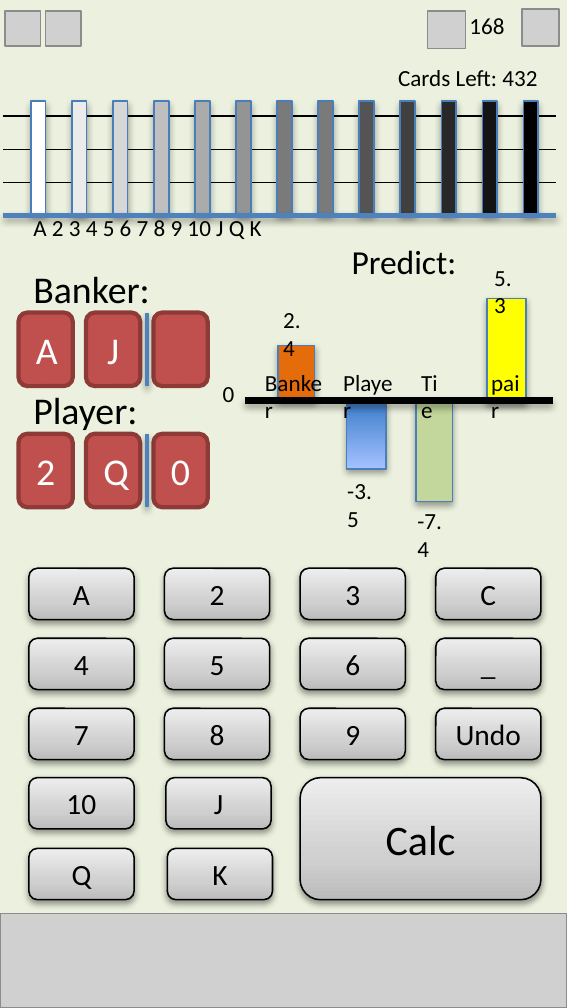
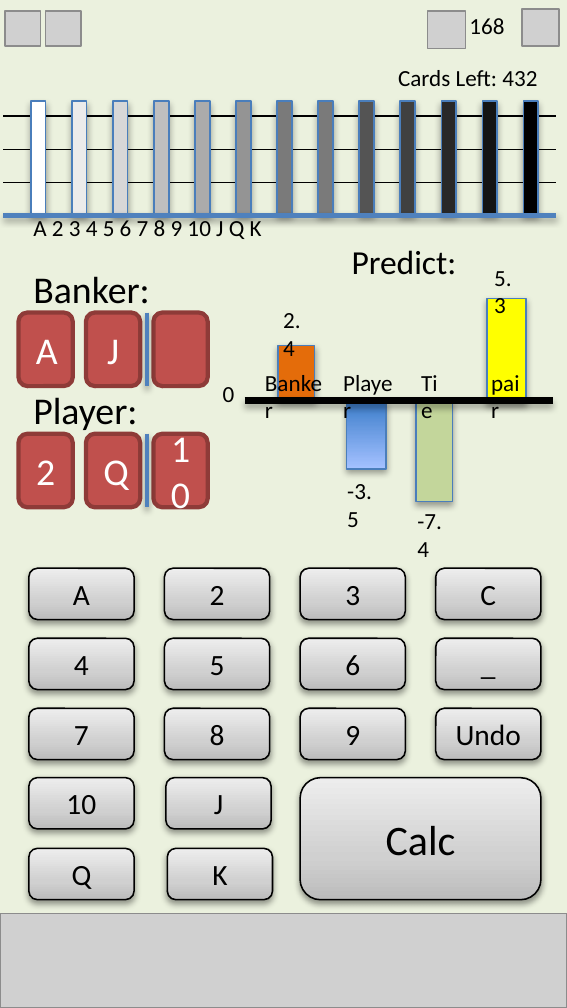
Before and after one commit to ertrue/iOS-BCRT-Cracker, a slide deck: slide 4 of UIDesign.pptx (slide 3 before the commit). Drawn at 567x1008 pixels with LibreOffice and Linux fonts; fonts in the diff are those of the drawing; grey boxes stand for pictures. Boxes give left, top, right and bottom in pixels: in the first picture for what was removed or moved away, otherwise in the second. Text is boxed around its words. In the diff, an @@ line names an element or a change of style, - is before the commit and + after.

```diff
--- a/UIDesign.pptx
+++ b/UIDesign.pptx
@@ text in rounded rectangle at [187,216,210,236]: text changed @@
-0
+10
```
Also in this commit, not shown: 2 other slides changed, 2 slides added.
